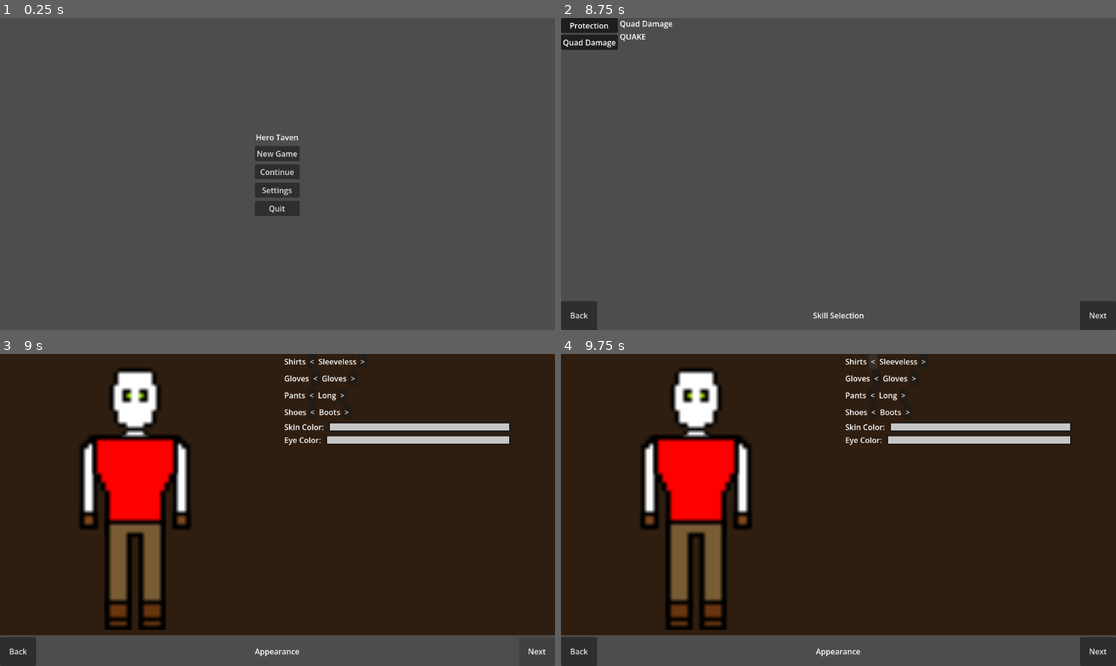
Above: before the commit, frames 1-4 (two rows, left to right).
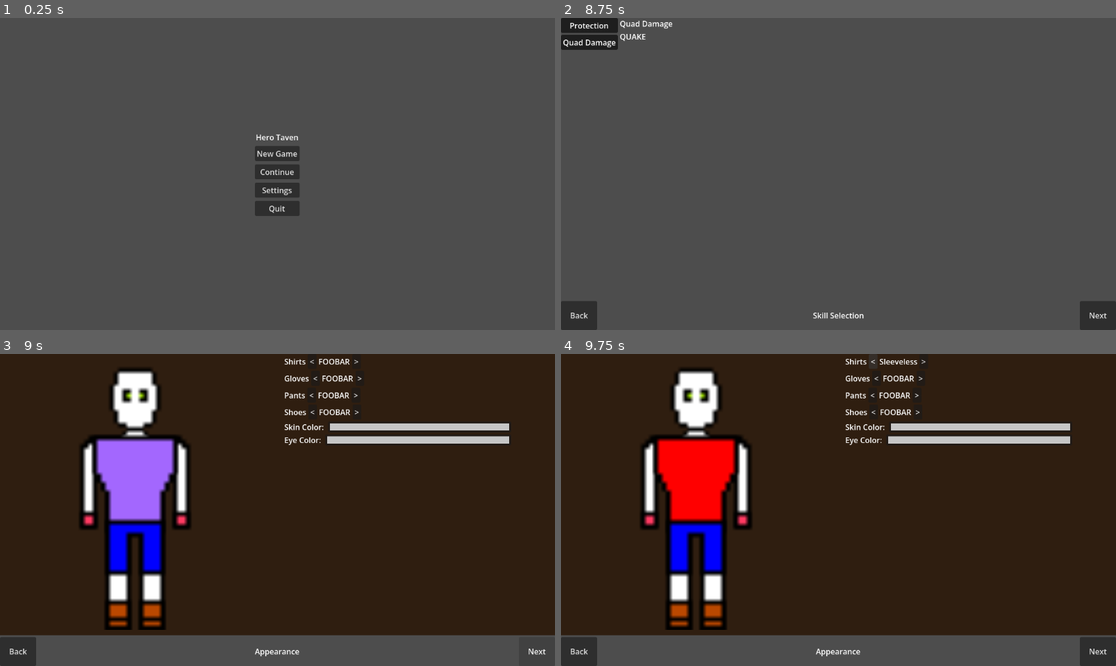
Above: after the commit, the same moments.

Repository: brysonomicon/HeroTavern
Game: Godot game, scene res://scenes/game.tscn
The game is run twice, just before and just after one commit, with the same random seed, the same clock (stepped at 60 frames per second) and the same inputs.
Inputs:
- Up to frame 1 (0.25 s): no input
- Up to frame 2 (8.75 s): click "New Game" at 0.5 s; click "Warrior" at 1.25 s; click "Next" at 2 s; click "Roll" at 2.75 s; click "Next" at 3.5 s; click "Protection" at 4.25 s; click "Quad Damage" at 5 s; click "Protection" at 5.75 s; click "Quad Damage" at 6.5 s; click "Protection" at 7.25 s; click "Quad Damage" at 8 s
- Up to frame 3 (9 s): click "Next" at 8.75 s
- Up to frame 4 (9.75 s): click "<" at 9.5 s

Frames 1-2 are identical in both runs. In frame 3, 6.1% of the frame differs, in the area x 15-66%, y 1-88%; in frame 4, 2.7%.
Error after the commit: Assertion failed. (res://scenes/ui/horizontal_selector.gd:40)

Commit message:
Update horizontal_selector logic so it throws if it can't load any parts from the given path.

Diff:
--- a/scenes/ui/horizontal_selector.gd
+++ b/scenes/ui/horizontal_selector.gd
@@ -36,17 +36,14 @@
 
 		file = dir.get_next()
 
-	if items.is_empty():
-		#TODO: Throw exception?
-		return
+	# Throw is items is empty
+	assert(items.is_empty())
 
 	# After we populate the array, set the label using the display name
 	_apply()
 
 func current() -> CharacterPart:
-	#CB ?: Should we not check for null? I feel like we should throw exception
-	# If items.is_empty during the _ready function.
-	return null if items.is_empty() else items[index]
+	return items[index]
 
 func next_item():
 	index += 1
